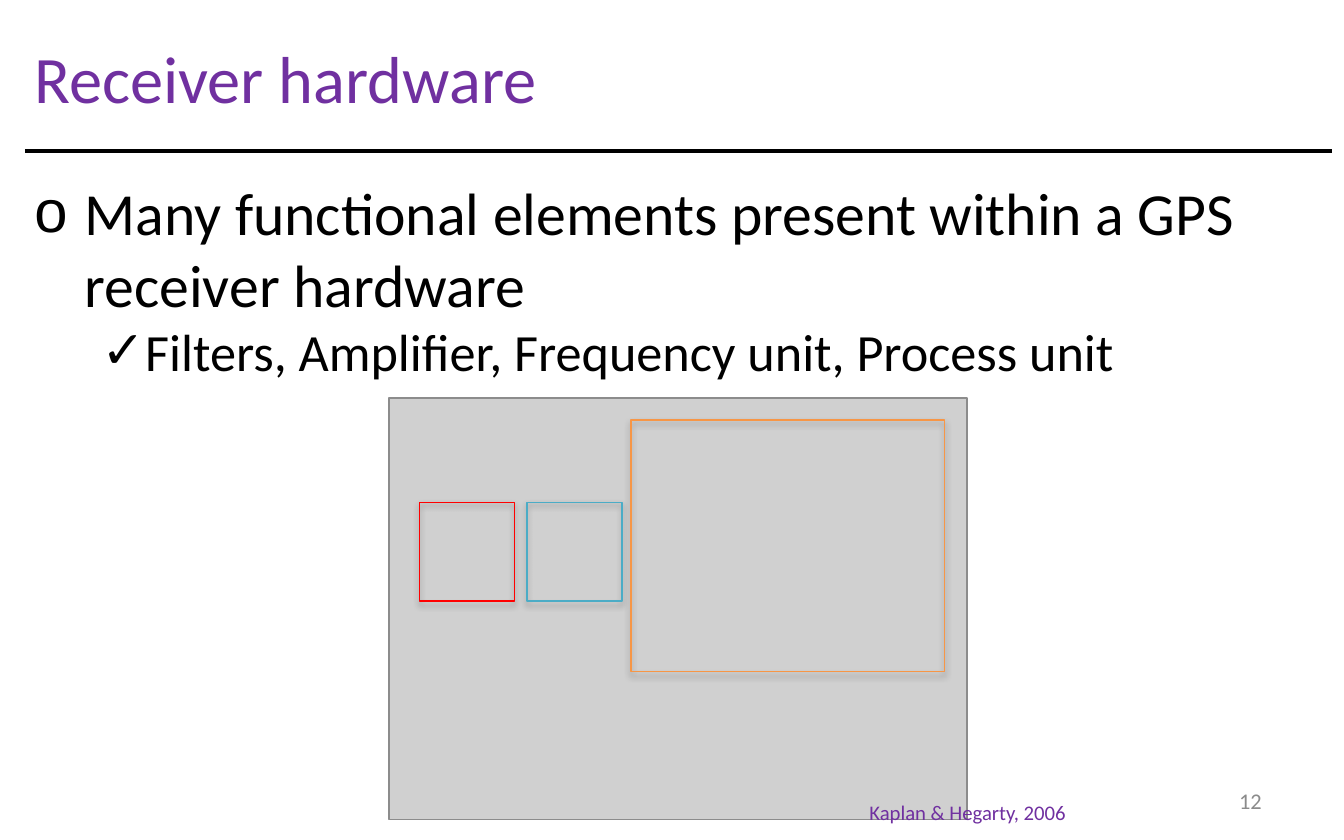
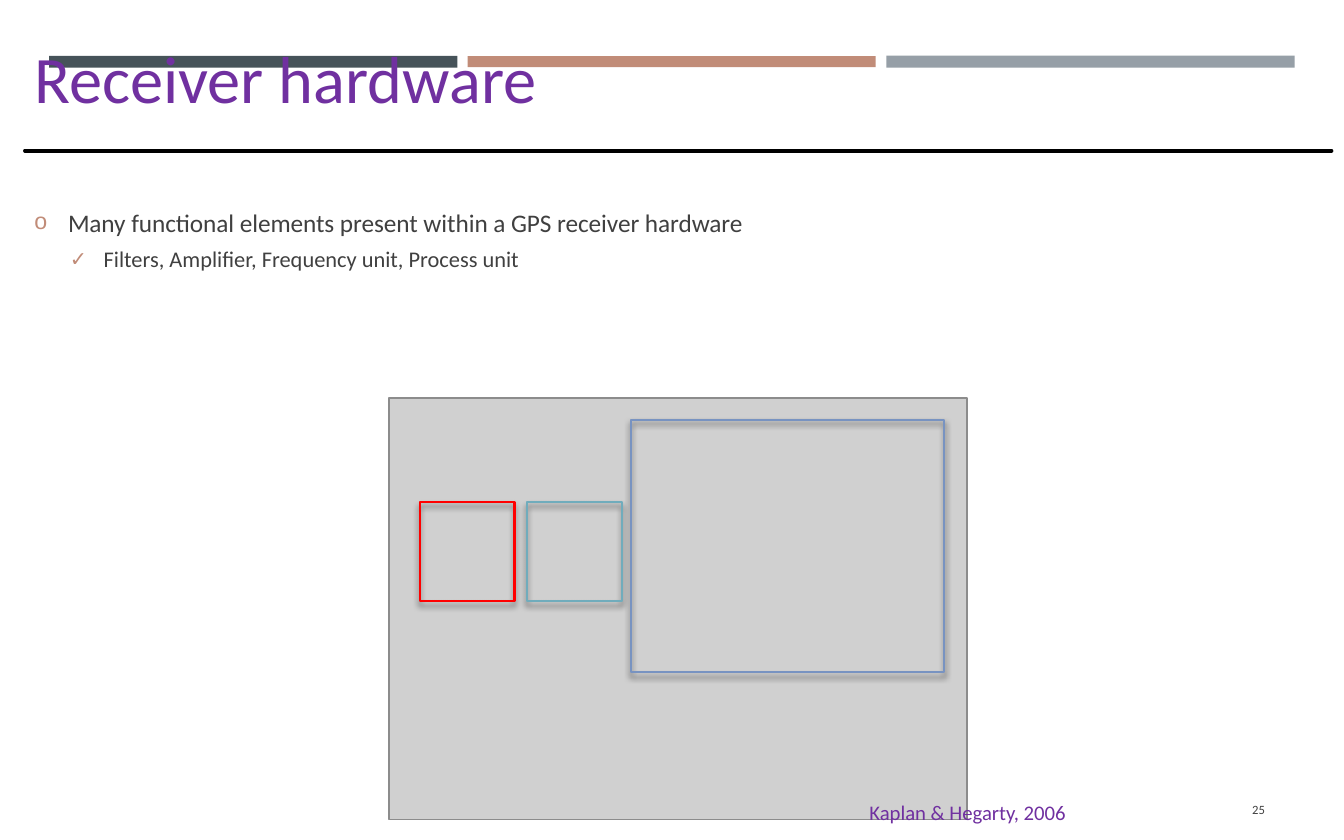
Before and after one commit to gisynw/Field_Techniques, a slide deck: slide 25 of docs/Lectures/Week06/Lecture05_GEOG3319_Receivers.pptx (slide 12 before the commit). Drawn at 1344x840 pixels with LibreOffice and Linux fonts; fonts in the diff are those of the drawing; grey boxes stand for pictures. Boxes give left, top, right and bottom in pixels: in the first picture for what was removed or moved away, otherwise in the second. Text is boxed around its words. In the diff, an @@ line names an element or a change of style, - is before the commit and + after.

```diff
--- a/docs/Lectures/Week06/Lecture05_GEOG3319_Receivers.pptx
+++ b/docs/Lectures/Week06/Lecture05_GEOG3319_Receivers.pptx
@@ rectangle added at [49,57,457,69], fill #465359 @@
@@ rectangle added at [467,57,875,67], fill #C18C78 @@
@@ rectangle added at [887,55,1295,67], fill #969FA7 @@
@@ text "Many functional elements present within ..." at [68,214,742,271]: size 28.8 to 12.2 pt in "Many functional elements present within a GPS ..."; text colour #000000 to #404040; size 25.2 to 10.8 pt in "Filters, Amplifier, Frequency unit, Process unit"; indent changed; more space between paragraphs; vertical alignment top to middle @@
@@ line (25, 151) - (1332, 151): stroke #000000 2 pt to #000000 1.75 pt @@
@@ rectangle at [630,420,944,672]: outline #F79646 0.75 pt to #7893C1 1 pt; shadow changed @@
@@ rectangle at [420,502,515,600]: outline #FF0000 0.75 pt to #FF0000 1 pt; shadow changed @@
@@ rectangle at [527,502,623,600]: outline #4BACC6 0.75 pt to #70ACBC 1 pt; shadow changed @@
@@ page number at [1252,806,1265,814]: text changed; size 10.8 to 6.1 pt; text colour #8C8C8C to #404040 @@
-12
+25
```
Also in this commit, not shown: 6 other slides changed, 19 slides added, 23 slides removed.
